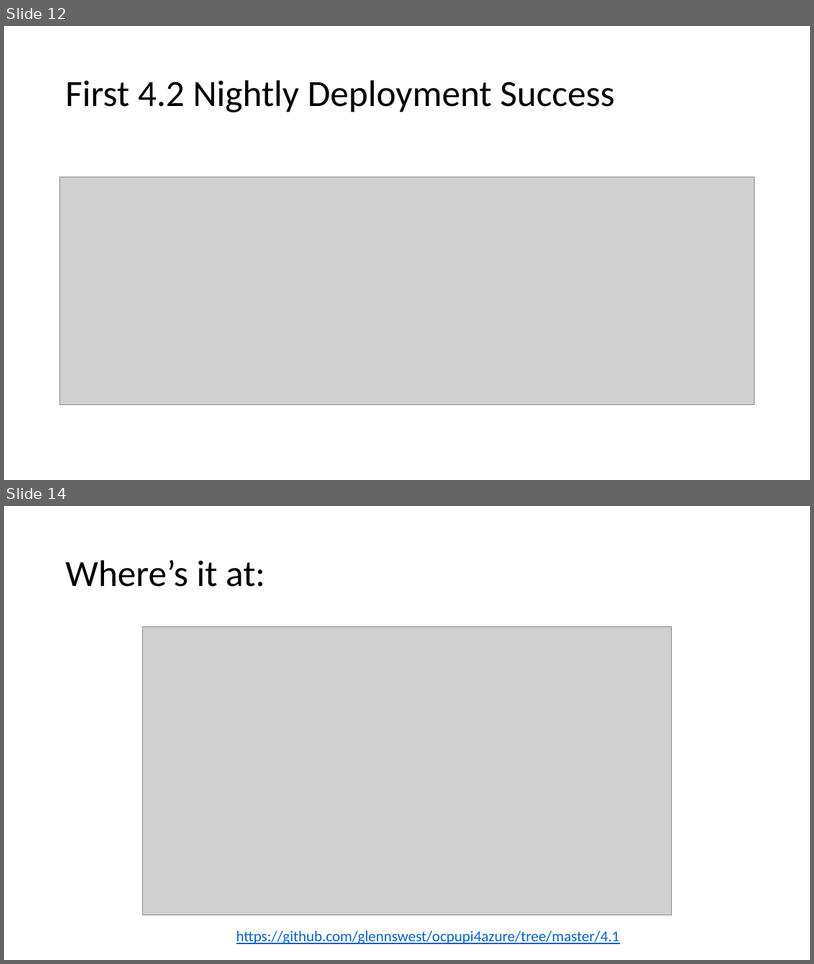
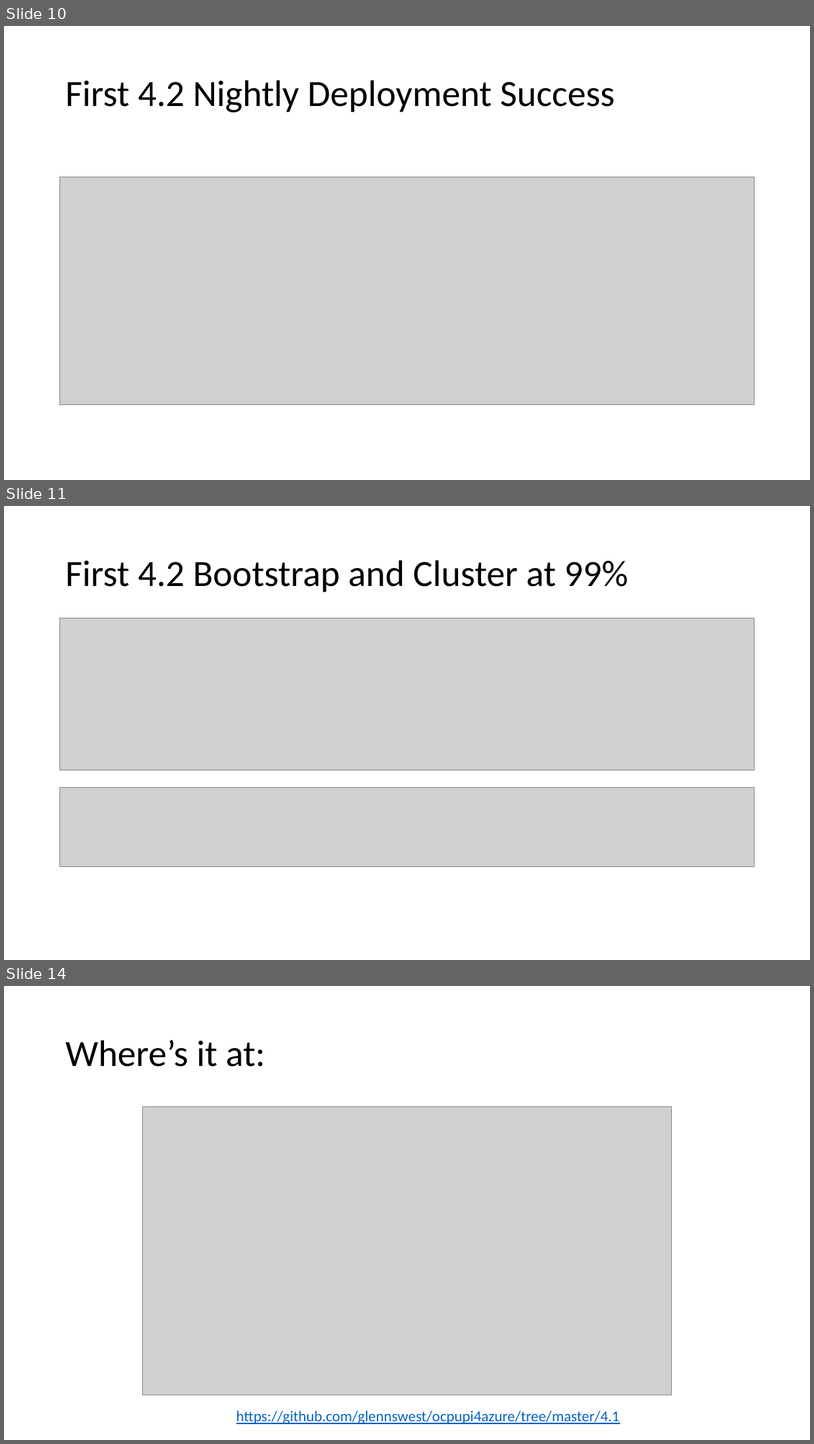
Before and after one commit to glennswest/ocpupi4azure, a slide deck: arm/doc/azocpupidemo2.pptx. Shown one above the other, each under a label of ours: slides 12 and 14 before the commit, slides 10, 11 and 14 after it; the slides between them are not shown. The pictures are 814x964 and 814x1444 pixels, drawn with LibreOffice and Linux fonts; fonts in the diff are those of the drawing; grey boxes stand for pictures. Boxes give left, top, right and bottom in pixels: in the first picture for what was removed or moved away, otherwise in the second. Text is boxed around its words. In the diff, an @@ line names an element or a change of style, - is before the commit and + after.

```diff
--- a/arm/doc/azocpupidemo2.pptx
+++ b/arm/doc/azocpupidemo2.pptx
@@ slide 11 added at (4,506,810,960), background #FFFFFF @@
@@ title added at (65,560,629,592), 44 pt, text #000000 @@
+First 4.2 Bootstrap and Cluster at 99%
@@ picture added at (59,618,756,770) @@
@@ picture added at (59,788,756,867) @@
@@ what was slide 12 is now slide 10 @@
```
Also in this commit, not shown: 2 slides changed, 1 other slide added, 2 slides removed, 2 other files.
